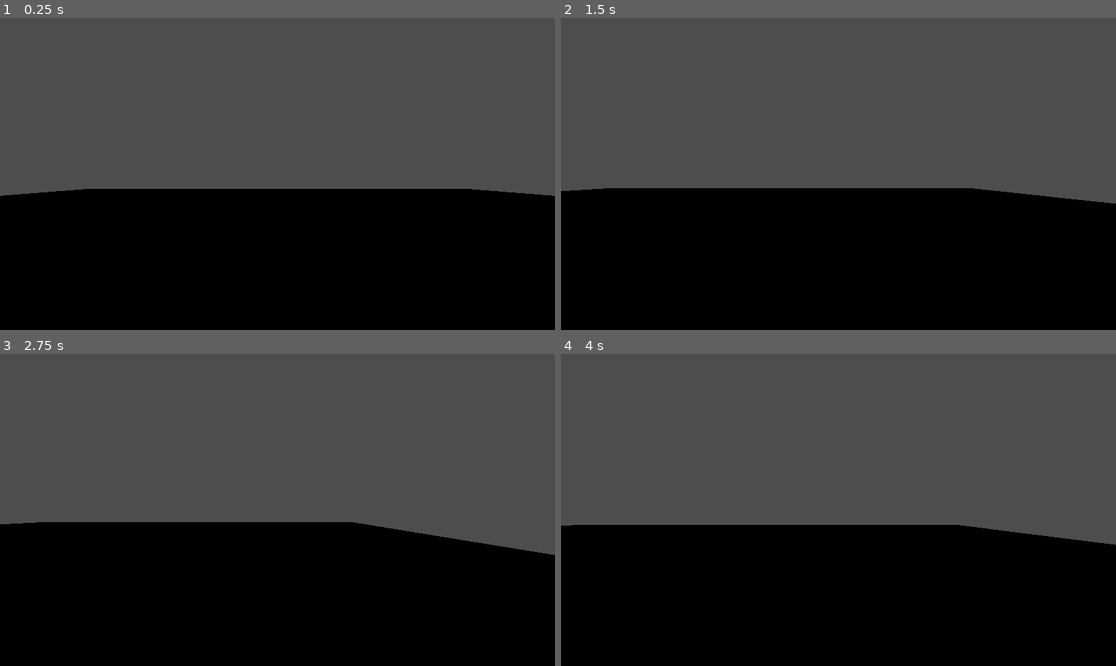
Above: before the commit, frames 1-4 (two rows, left to right).
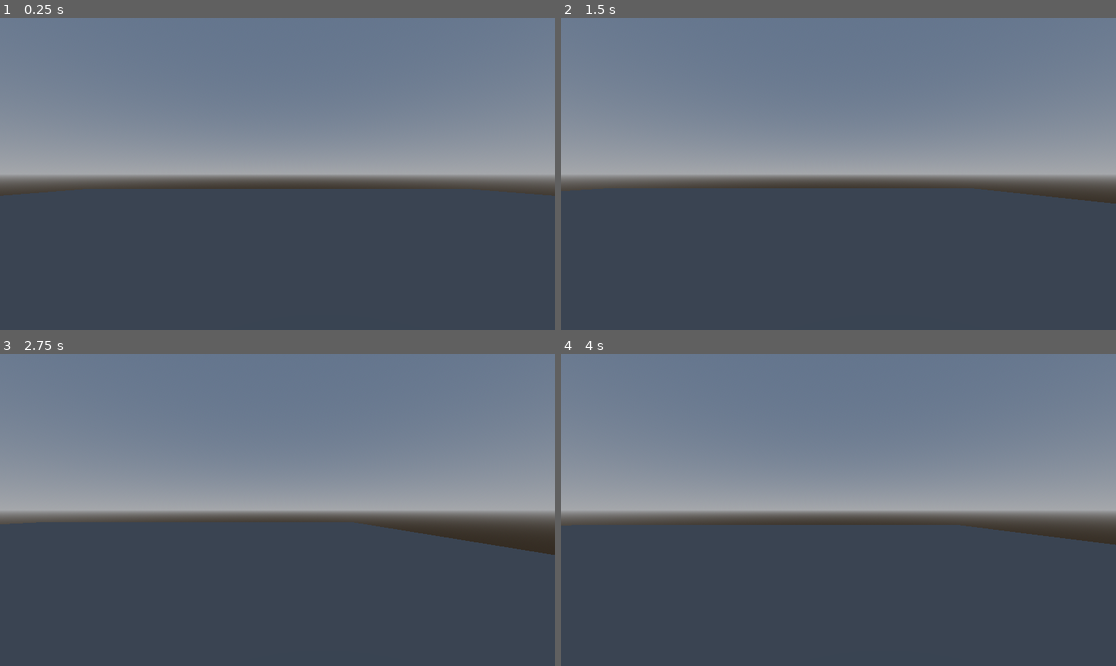
Above: after the commit, the same moments.

Repository: Boyquotes/godot4-base-3d
Game: Godot game, scene res://node_3d.tscn
Two runs of this game, one before a commit and one after it. Both use one fixed random seed, a clock stepped at 60 frames per second and the inputs below.
Inputs:
- Up to frame 1 (0.25 s): no input
- Up to frame 2 (1.5 s): tap Enter (ui_accept) at 0.5, 0.77 s; hold Right (ui_right) 0.53-1.28 s; hold Down (ui_down) from 1.28 s (still down)
- Up to frame 3 (2.75 s): tap Enter (ui_accept) at 1.52 s; release Down (ui_down) at 2.03 s; hold Right (ui_right) from 2.03 s (still down)
- Up to frame 4 (4 s): release Right (ui_right) at 2.78 s; hold Up (ui_up) 2.78-3.53 s; tap Enter (ui_accept) at 3.02, 3.77 s; hold Left (ui_left) from 3.53 s (still down)

The runs differ from the first frame. In frame 1, 97% of the frame differs, in the area x 0-100%, y 0-100%; in frame 2, 97%; in frame 3, 98%; in frame 4, 97%.

Commit message:
World env

Diff:
--- a/node_3d.tscn
+++ b/node_3d.tscn
@@ -8,6 +8,15 @@
 data = PackedVector3Array(1, 0, 1, -1, 0, 1, 1, 0, -1, -1, 0, 1, -1, 0, -1, 1, 0, -1)
 
 [sub_resource type="CapsuleShape3D" id="CapsuleShape3D_xnla1"]
+
+[sub_resource type="ProceduralSkyMaterial" id="ProceduralSkyMaterial_8s43s"]
+
+[sub_resource type="Sky" id="Sky_n8onq"]
+sky_material = SubResource("ProceduralSkyMaterial_8s43s")
+
+[sub_resource type="Environment" id="Environment_xu1nb"]
+background_mode = 2
+sky = SubResource("Sky_n8onq")
 
 [node name="Node3D" type="Node3D"]
 
@@ -31,6 +40,7 @@
 transform = Transform3D(1, 0, 0, 0, 1, 0, 0, 0, 1, 0, 1.26875, 1.84767)
 
 [node name="WorldEnvironment" type="WorldEnvironment" parent="."]
+environment = SubResource("Environment_xu1nb")
 
 [node name="DirectionalLight3D" type="DirectionalLight3D" parent="."]
-transform = Transform3D(1, 0, 0, 0, 1, 0, 0, 0, 1, 1.3192, 3.40835, 0)
+transform = Transform3D(1, 0, 0, 0, 1, 0, 0, 0, 1, -0.0399778, 3.40835, 2.5414)
Not shown: 2 places in node_3d.tscn that only renumber resources
